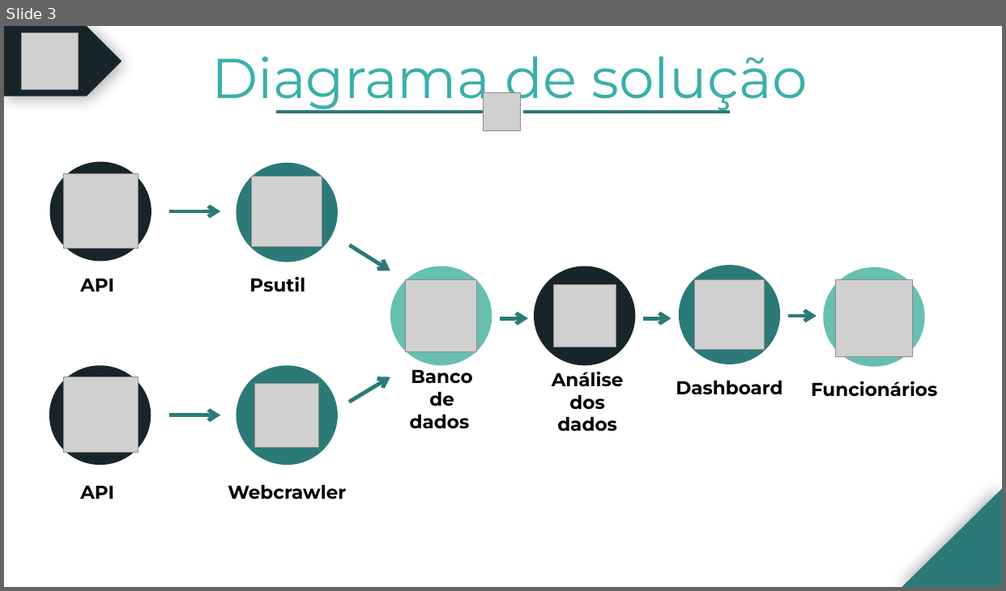
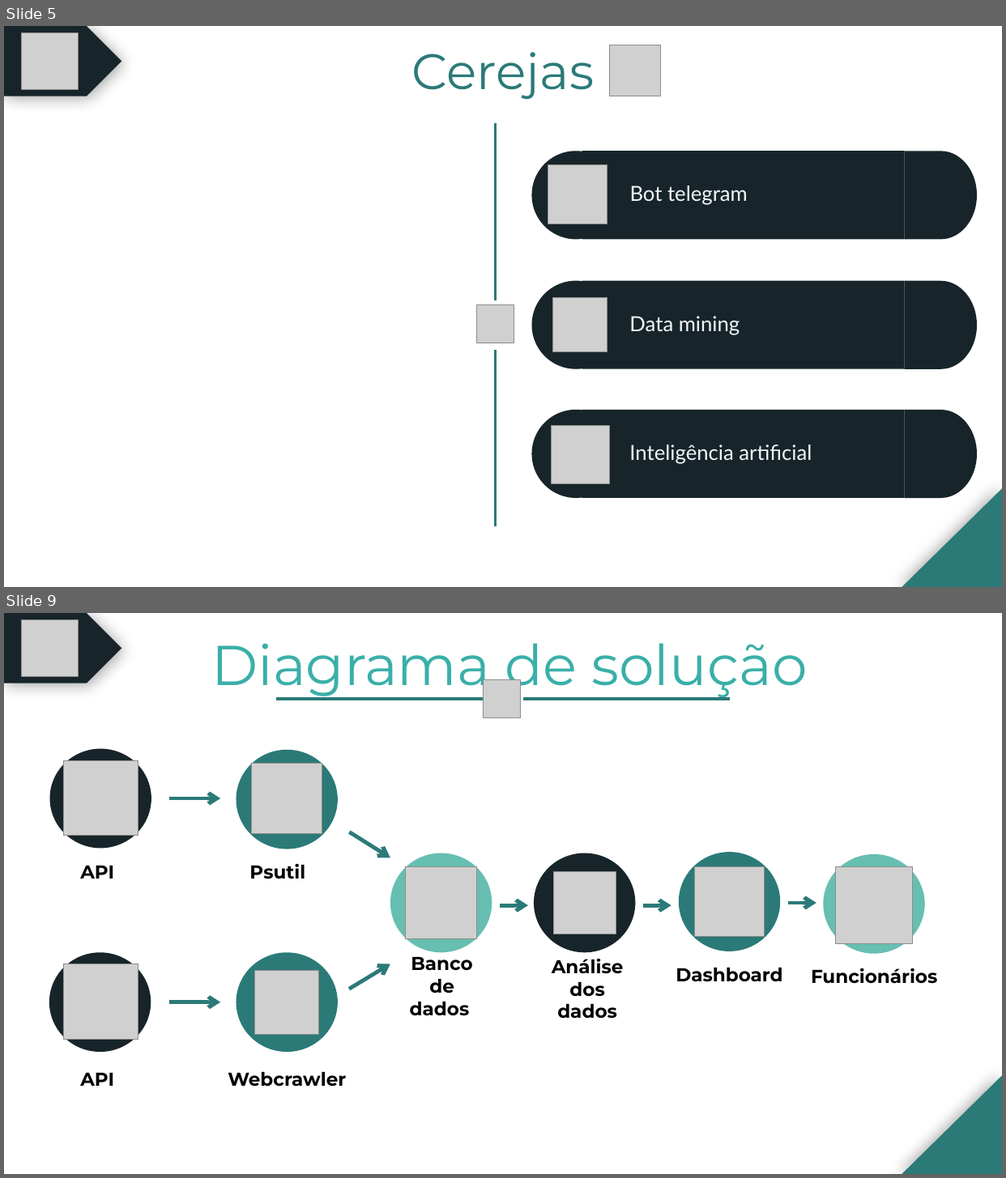
Before and after one commit to BandTec/grupo-10-ccoa-20201, a slide deck: MONITORAMENTO/Documentação/PPTs/Cold Stock Apresentação - Sprint 3.pptx. Shown one above the other, each under a label of ours: slide 3 before the commit, slides 5 and 9 after it; the slides between them are not shown. The pictures are 1006x591 and 1006x1178 pixels, drawn with LibreOffice and Linux fonts; fonts in the diff are those of the drawing; grey boxes stand for pictures. Boxes give left, top, right and bottom in pixels: in the first picture for what was removed or moved away, otherwise in the second. Text is boxed around its words. In the diff, an @@ line names an element or a change of style, - is before the commit and + after.

```diff
--- a/MONITORAMENTO/Documentação/PPTs/Cold Stock Apresentação - Sprint 3.pptx
+++ b/MONITORAMENTO/Documentação/PPTs/Cold Stock Apresentação - Sprint 3.pptx
@@ slide 5 added at [4, 26, 1002, 587], background #FFFFFF @@
@@ pentagon arrow added at [4, 26, 121, 96], fill #17252A @@
@@ picture added at [22, 32, 78, 89] @@
@@ picture added at [610, 45, 661, 96] @@
@@ text added at [412, 52, 594, 100], 48 pt, text #2B7A78 @@
+Cerejas
@@ line added from (495, 301) to (495, 123), #2B7A78 3 pt @@
@@ ellipse added at [532, 151, 620, 239], fill #17252A @@
@@ picture added at [548, 165, 607, 224] @@
@@ rectangle added at [582, 151, 905, 239], fill #17252A @@
@@ flow chart delay added at [905, 151, 978, 239], fill #17252A @@
@@ text added at [630, 186, 748, 205], 20 pt, text #F1F6FB @@
+Bot telegram
@@ ellipse added at [532, 281, 620, 369], fill #17252A @@
@@ rectangle added at [582, 281, 905, 369], fill #17252A @@
@@ flow chart delay added at [905, 281, 978, 369], fill #17252A @@
@@ picture added at [476, 305, 513, 343] @@
@@ picture added at [553, 298, 607, 352] @@
@@ text added at [629, 316, 739, 335], 20 pt, text #F1F6FB @@
+Data mining
@@ line added from (495, 527) to (495, 350), #2B7A78 3 pt @@
@@ ellipse added at [532, 410, 620, 498], fill #17252A @@
@@ rectangle added at [582, 410, 905, 498], fill #17252A @@
@@ flow chart delay added at [905, 410, 978, 498], fill #17252A @@
@@ picture added at [552, 426, 610, 484] @@
@@ text added at [629, 445, 812, 464], 20 pt, text #F1F6FB @@
+Inteligência artificial
@@ right triangle added at [902, 489, 1002, 587], fill #2B7A78 @@
@@ what was slide 3 is now slide 9 @@
```
Also in this commit, not shown: 8 slides changed, 10 other slides added, 9 slides removed, 1 other file.
